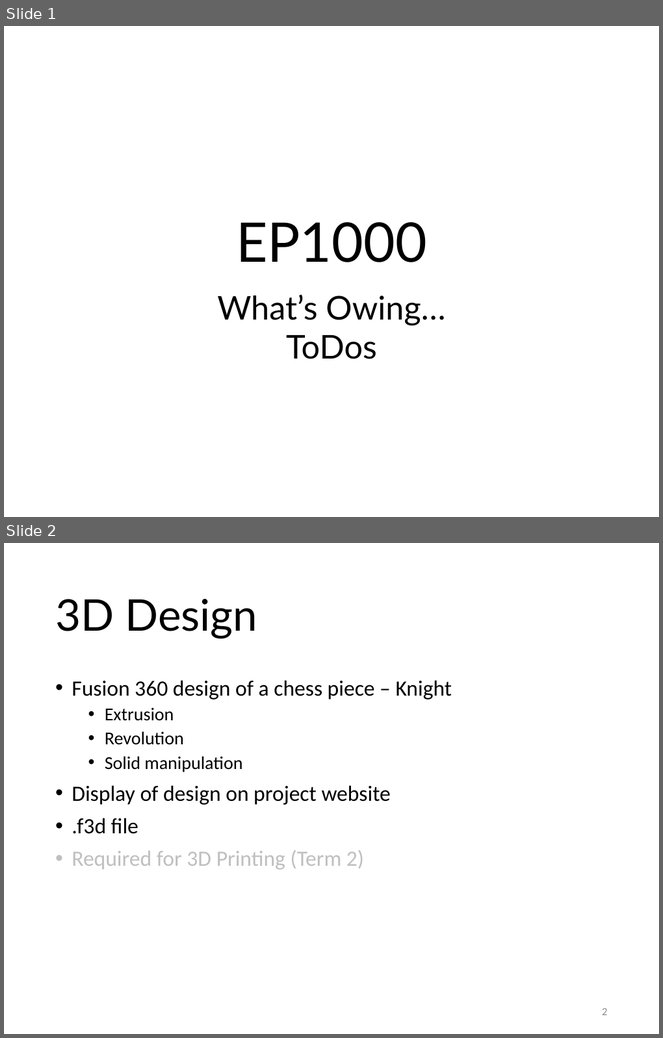
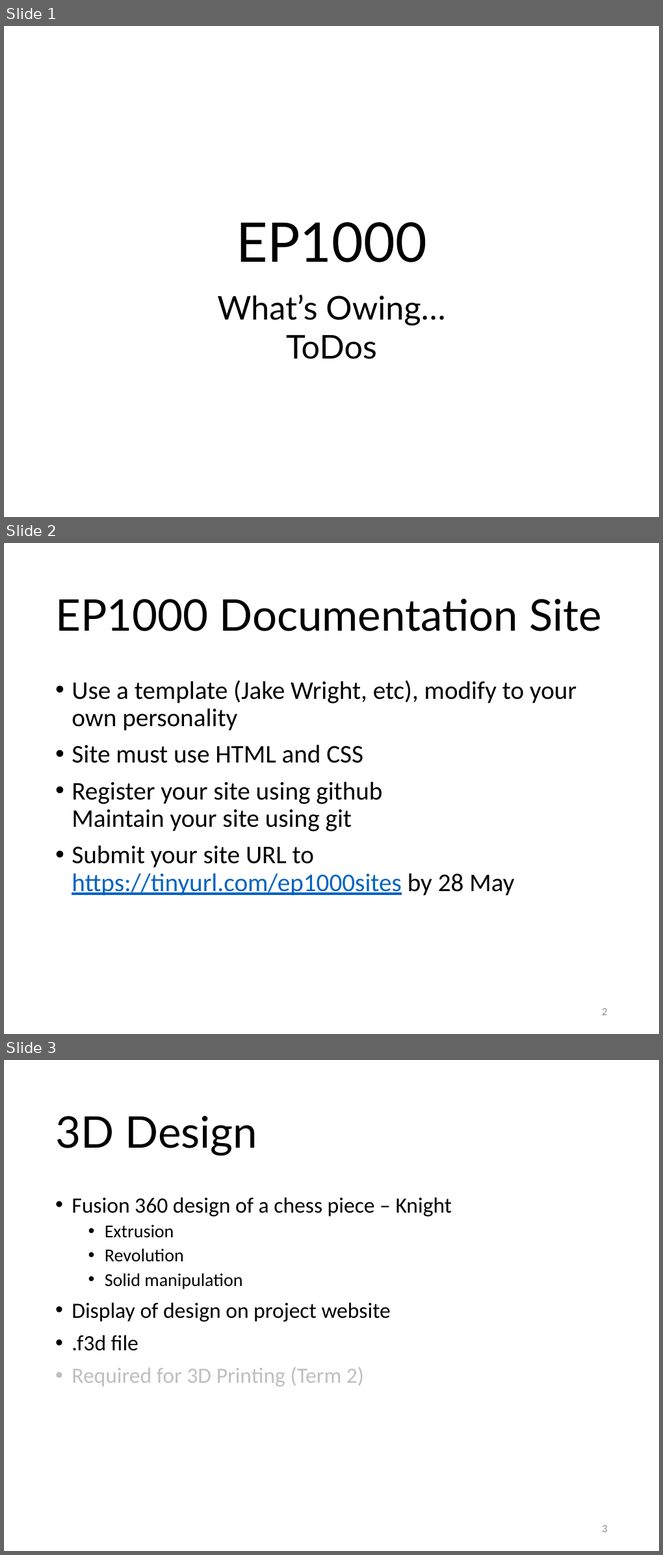
Before and after one commit to RDorville/digfab, a slide deck: presentations/ep1000_assessment/ep1000_todo.pptx. Shown one above the other, each under a label of ours: slides 1 and 2 before the commit, slides 1, 2 and 3 after it. The pictures are 663x1038 and 663x1555 pixels, drawn with LibreOffice and Linux fonts; fonts in the diff are those of the drawing; background and template pictures are left out. Boxes give left, top, right and bottom in pixels: in the first picture for what was removed or moved away, otherwise in the second. Text is boxed around its words. In the diff, an @@ line names an element or a change of style, - is before the commit and + after.

```diff
--- a/presentations/ep1000_assessment/ep1000_todo.pptx
+++ b/presentations/ep1000_assessment/ep1000_todo.pptx
@@ slide 2 added at bbox=[4, 543, 659, 1034], background #FFFFFF @@
@@ title added at bbox=[55, 598, 603, 631], 48 pt, text #000000 @@
+EP1000 Documentation Site
@@ text added at bbox=[72, 680, 577, 896], 28 pt, text #000000 @@
+• Use a template (Jake Wright, etc), modify to your own personality
+• Site must use HTML and CSS
+• Register your site using github
+  Maintain your site using git
+• Submit your site URL to https://tinyurl.com/ep1000sites by 28 May
@@ page number added at bbox=[602, 1008, 607, 1016], 12 pt, text #8C8C8C @@
+2
@@ what was slide 2 is now slide 3 @@
@@ page number at bbox=[602, 1525, 607, 1533]: text changed @@
-2
+3
```
Also in this commit, not shown: 5 other files.
